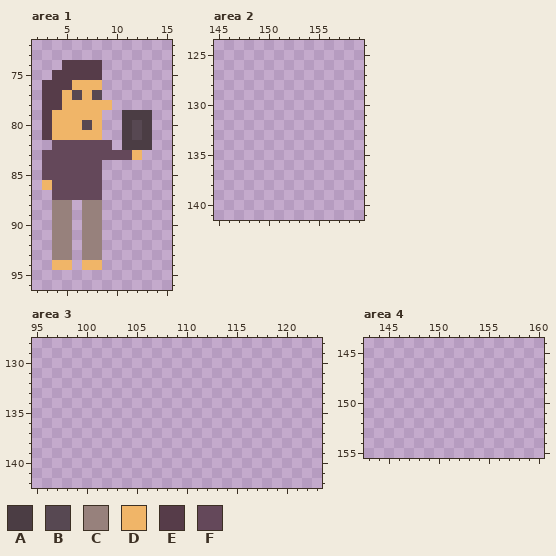
Two states of a pixel-art file, game/assets/images/sketch.ase. Above is the file before it was changed.
300x300 pixels, 1 frame. Colours within 5 levels of each other are drawn and written as one. Shown: area 1: x 2..15, y 72..96; area 2: x 145..159, y 124..141; area 3: x 95..123, y 128..142; area 4: x 143..160, y 144..155. The commit also changed other parts of the picture, which this record leaves out.
Palette (. is transparent): A #4b3d44  B #574852  C #97817c  D #f0b568  E #563c49  F #64485a
Pixels before, area 1, first column x 3:
74 ..EEEE.....
75 .EEEEE.....
76 EEEDDD.....
77 EEDBDB.....
78 EEDDDDD....
79 EDDDDD..AAA
80 EDDDBD..ABA
81 EDDDDD..ABA
82 .FFFFFF.AAA
83 FFFFFFFFFD.
84 FFFFFF.....
85 FFFFFF.....
86 DFFFFF.....
87 .FFFFF.....
88 .CC.CC.....
89 .CC.CC.....
90 .CC.CC.....
91 .CC.CC.....
92 .CC.CC.....
93 .CC.CC.....
94 .DD.DD.....
Now the later version:
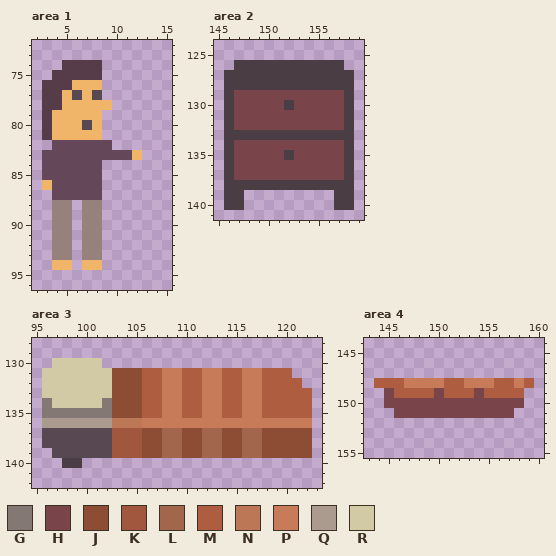
Colours new in this view: G #847875  H #79444a  J #8d4d35  K #a1573d  L #a1664b  M #ae5d40  N #bc7757  P #c77b58  Q #ab9b8e  R #d2c9a5
What changed:
Changed rows in their new state; - is an unchanged pixel.
Area 1:
first column x 11:
79 ...
80 ...
81 ...
82 ...
Area 2:
first column x 146:
126 -AAAAAAAAAAA-
127 AAAAAAAAAAAAA
128 AAAAAAAAAAAAA
129 AHHHHHHHHHHHA
130 AHHHHHAHHHHHA
131 AHHHHHHHHHHHA
132 AHHHHHHHHHHHA
133 AAAAAAAAAAAAA
134 AHHHHHHHHHHHA
135 AHHHHHAHHHHHA
136 AHHHHHHHHHHHA
137 AHHHHHHHHHHHA
138 AAAAAAAAAAAAA
139 AA---------AA
140 AA---------AA
Area 3:
first column x 96:
130 -RRRRR---------------------
131 RRRRRRRJJJMMPPMMPPMMPPMMM--
132 RRRRRRRJJJMMPPMMPPMMPPMMMM-
133 RRRRRRRJJJMMPPMMPPMMPPMMMMM
134 GRRRRRGJJJMMPPMMPPMMPPMMMMM
135 GGGGGGGJJJMMPPMMPPMMPPMMMMM
136 QQQQQQQNNNPPPPPPPPPPPPPPPPP
137 BBBBBBBKKKJJLLJJLLJJLLJJJJJ
138 BBBBBBBKKKJJLLJJLLJJLLJJJJJ
139 -BBBBBBKKKJJLLJJLLJJLLJJJJJ
140 --AA-----------------------
Area 4:
first column x 144:
148 MMMPPPPMMPPPMMPM
149 -HMMMMHMMMHMMMM-
150 -HHHHHHHHHHHHHH-
151 --HHHHHHHHHHHH--
Boxes around the changes in both pictures, in picture pixels (x1, y1, x2, y2):
erased: (122, 110, 152, 150)
added: (224, 60, 354, 210)
added: (42, 358, 312, 468)
added: (374, 378, 534, 418)
